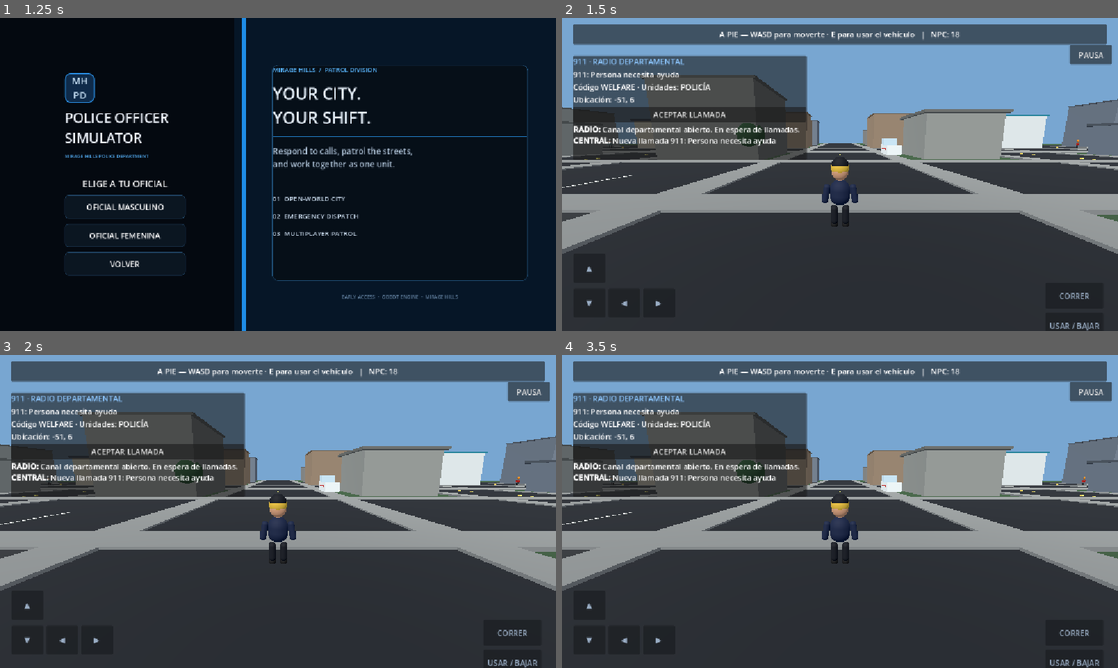
Above: before the commit, frames 1-4 (two rows, left to right).
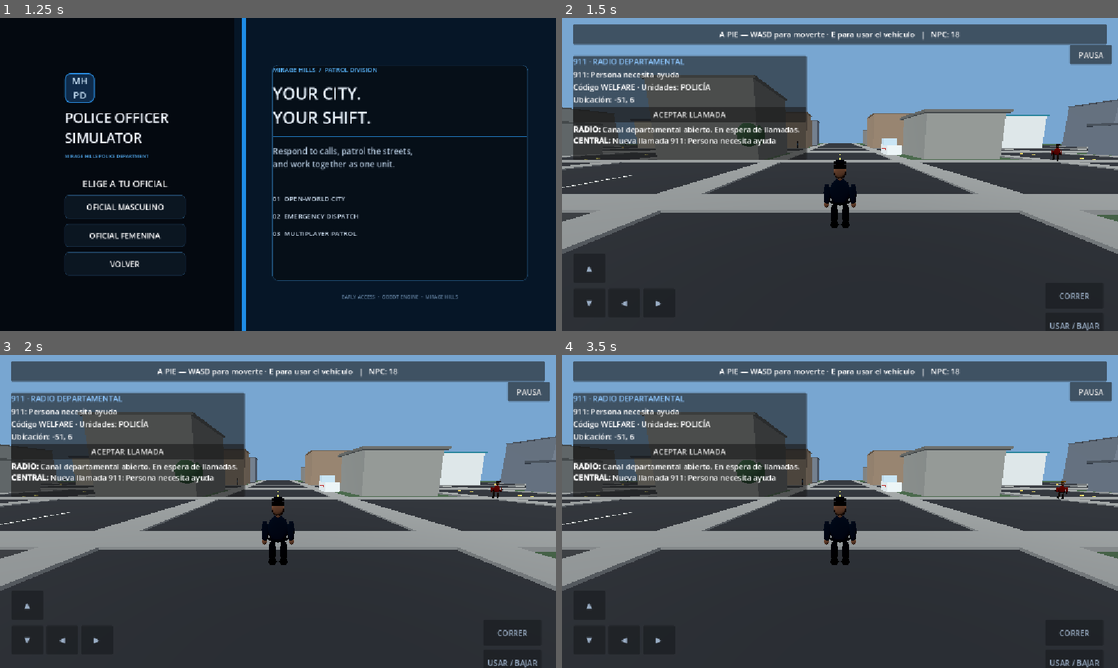
Above: after the commit, the same moments.

Repository: chetosflaminhot2014-cmd/Florida-District-Fire-Rescue
Game: Godot game, scene res://main.tscn
The game is run twice, just before and just after one commit, with the same random seed, the same clock (stepped at 60 frames per second) and the same inputs.
Inputs:
- Up to frame 1 (1.25 s): click "JUGAR" at 0.5 s
- Up to frame 2 (1.5 s): click "OFICIAL FEMENINA" at 1.25 s
- Up to frame 3 (2 s): no input
- Up to frame 4 (3.5 s): click "PAUSA" at 2 s; click "OK" at 2.75 s

Frame 1 is identical in both runs. In frame 2, 0.8% of the frame differs, in the area x 8-93%, y 38-68%; in frame 3, 0.8%; in frame 4, 0.9%, in the area x 8-95%, y 38-68%.

Commit message:
Use custom low-poly OBJ character assets instead of primitive people

Diff:
--- a/main.gd
+++ b/main.gd
@@ -543,31 +543,25 @@
 	camera_pivot.add_child(camera)
 
 func _make_person(female: bool, police: bool, role: String = "civilian") -> Node3D:
-	# Personajes 3D estilizados con cápsulas y esferas, sin cuerpos hechos de cubos.
 	var person := Node3D.new()
-	var uniform := Color(0.07, 0.12, 0.23) if police else Color(rng.randf_range(0.25,0.85), rng.randf_range(0.25,0.8), rng.randf_range(0.25,0.8))
-	if role == "ems": uniform = Color(0.04, 0.38, 0.42)
-	elif role == "fire": uniform = Color(0.62, 0.08, 0.06)
-	elif role == "sheriff": uniform = Color(0.42, 0.32, 0.12)
-	var skin := Color(0.72, 0.53, 0.4)
-	var pants := Color(0.045, 0.065, 0.1) if police or role == "sheriff" else Color(0.12, 0.13, 0.16)
-	_add_person_capsule(person, Vector3(0, 1.08, 0), 0.29, 0.72, uniform)
-	_add_person_capsule(person, Vector3(-0.16, 0.43, 0), 0.105, 0.55, pants)
-	_add_person_capsule(person, Vector3(0.16, 0.43, 0), 0.105, 0.55, pants)
-	_add_person_capsule(person, Vector3(-0.39, 1.04, 0), 0.095, 0.55, uniform, Vector3(0, 0, -10))
-	_add_person_capsule(person, Vector3(0.39, 1.04, 0), 0.095, 0.55, uniform, Vector3(0, 0, 10))
-	_add_person_capsule(person, Vector3(-0.16, 0.12, -0.015), 0.105, 0.22, Color(0.025, 0.03, 0.04))
-	_add_person_capsule(person, Vector3(0.16, 0.12, -0.015), 0.105, 0.22, Color(0.025, 0.03, 0.04))
-	_sphere_child(person, Vector3(0, 1.64, 0), 0.22, skin)
-	_add_person_capsule(person, Vector3(0, 1.43, 0), 0.09, 0.12, skin)
+	var model_path := "res://models/civilian.obj"
 	if police or role == "sheriff":
-		_add_person_capsule(person, Vector3(0, 1.84, 0), 0.23, 0.09, Color(0.045, 0.065, 0.1))
-		_add_person_capsule(person, Vector3(0, 1.77, 0), 0.24, 0.035, Color(0.8, 0.65, 0.2))
-		_sphere_child(person, Vector3(0.12, 1.1, -0.245), 0.055, Color(0.9, 0.72, 0.18))
+		model_path = "res://models/officer.obj"
 	elif role == "fire":
-		_add_person_capsule(person, Vector3(0, 1.82, 0), 0.23, 0.08, Color(0.88, 0.48, 0.08))
+		model_path = "res://models/fire.obj"
 	elif role == "ems":
-		_add_person_capsule(person, Vector3(0, 1.82, 0), 0.22, 0.07, Color(0.8, 0.85, 0.86))
+		model_path = "res://models/ems.obj"
+	var model_mesh := load(model_path) as Mesh
+	if model_mesh != null:
+		var model := MeshInstance3D.new()
+		model.name = "CustomCharacterModel"
+		model.mesh = model_mesh
+		model.cast_shadow = GeometryInstance3D.SHADOW_CASTING_SETTING_ON
+		person.add_child(model)
+	else:
+		# Fallback only if a model asset cannot be imported.
+		_add_person_capsule(person, Vector3(0, 1.08, 0), 0.29, 0.72, Color(0.07, 0.12, 0.23))
+		_sphere_child(person, Vector3(0, 1.64, 0), 0.22, Color(0.72, 0.53, 0.4))
 	return person
 
 func _add_person_capsule(parent: Node3D, pos: Vector3, radius: float, height: float, color: Color, angles := Vector3.ZERO) -> void:
